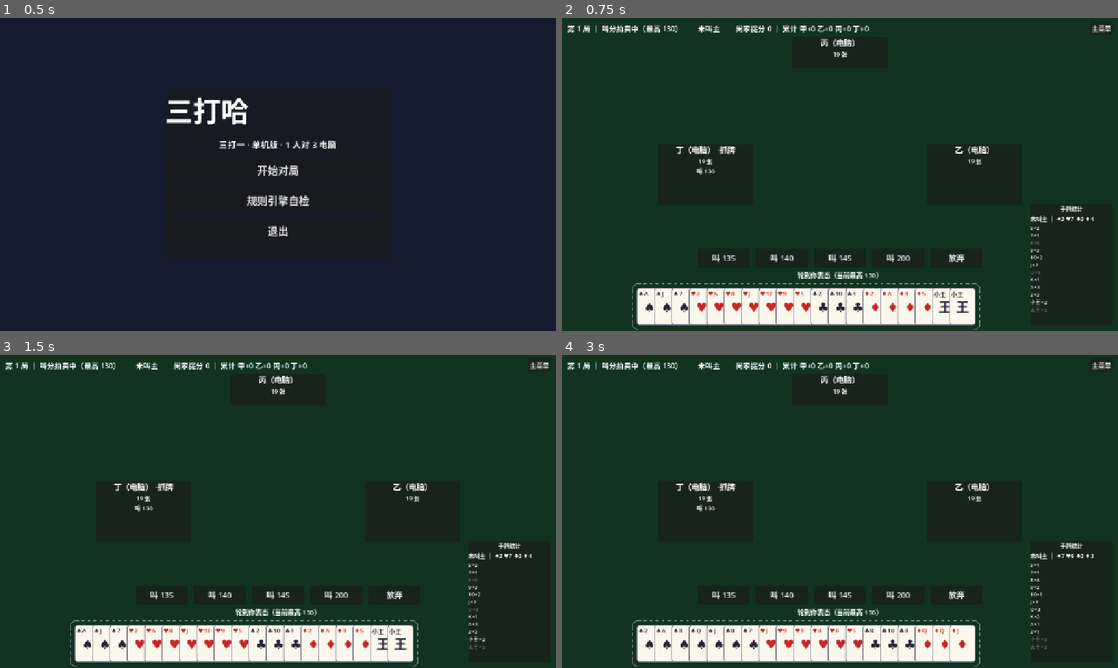
Above: before the commit, frames 1-4 (two rows, left to right).
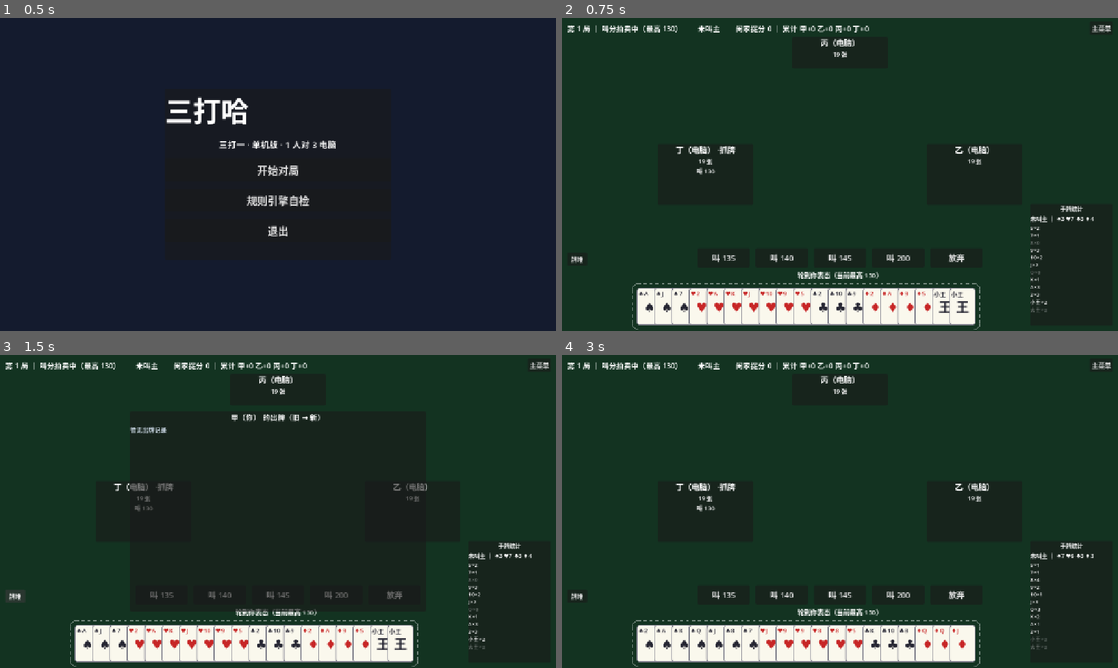
Above: after the commit, the same moments.

Repository: longy1/three-beat-one
Game: Godot game, scene res://scenes/main_menu.tscn
The game is run twice, just before and just after one commit, with the same random seed, the same clock (stepped at 60 frames per second) and the same inputs.
Inputs (mouse positions are in pixels of both pictures, inside the frame that each line leads up to):
- Up to frame 1 (0.5 s): no input
- Up to frame 2 (0.75 s): click "开始对局" at 0.5 s
- Up to frame 3 (1.5 s): click (16, 596) at 1.25 s, where only the run after the commit has a clickable "牌堆"
- Up to frame 4 (3 s): click "主菜单" at 2 s; click "开始对局" at 2.75 s

Frame 1 is identical in both runs. In frame 2, less than 0.1% of the frame differs, in the area x 1-4%, y 75-79%; in frame 3, 1.1%, in the area x 1-77%, y 18-82%; in frame 4, less than 0.1%.

Commit message:
ui: 一轮结算后牌面停留 1 秒；各座位悬停查看该玩家出牌历史（旧→新）
- 引擎记录 last_trick 快照（新一轮领出时清除）与 trick_history（全部轮次）
- 结算面板延迟至末轮停留结束后弹出
- 座位面板/左下角「牌堆」按钮悬停弹出该玩家每轮出牌，赢轮 ✓ 高亮

Diff:
--- a/core/game.gd
+++ b/core/game.gd
@@ -36,6 +36,8 @@
 var bids: Array = []            ## 每座位 { value: int, passed: bool }
 var auction_turn := -1
 var current_plays: Array = []   ## 本轮已出 [{ seat, cards, role }]，plays[0] 为领出
+var last_trick: Array = []      ## 上一轮出牌快照（结算后停留展示，新一轮领出时清除）
+var trick_history: Array = []   ## 全部已结算轮次 [{ plays, winner }]，按旧→新排列
 var leader_seat := -1
 var turn_seat := -1
 var captured_points := 0        ## 闲家捉分（各轮之和，不含抠底）
@@ -86,6 +88,8 @@
 	captured_points = 0
 	koudi_points = 0
 	current_plays = []
+	last_trick = []
+	trick_history = []
 	leader_seat = -1
 	turn_seat = -1
 	last_game_result = {}
@@ -288,6 +292,8 @@
 		return verdict
 	for c in cards:
 		hands[seat].erase(c)
+	if current_plays.is_empty():
+		last_trick = []  # 新一轮领出，清除上一轮停留快照
 	current_plays.append({seat = seat, cards = cards.duplicate(), role = verdict.role})
 	if current_plays.size() >= PLAYER_COUNT:
 		_settle_trick()
@@ -302,6 +308,7 @@
 	for p in current_plays:
 		settle_plays.append({player = p.seat, cards = p.cards, role = p.role})
 	var r := Trick.settle(settle_plays, trump)
+	last_trick = current_plays.duplicate()  # 供 UI 在停顿期继续展示牌面
 	var is_last := _all_hands_empty()
 	var koudi := 0
 	if is_last and r.ok and is_defender(r.player) and r.win_main_class:
@@ -320,6 +327,8 @@
 		koudi = koudi,
 		captured = captured_points,
 	}
+	if r.ok:
+		trick_history.append({plays = last_trick.duplicate(), winner = r.player})
 	current_plays = []
 	trick_settled.emit(info)
 	if is_last:
--- a/scripts/game_table.gd
+++ b/scripts/game_table.gd
@@ -17,6 +17,8 @@
 
 var _ai_timer: Timer
 var _trick_timer: Timer
+var _pile_popup: PanelContainer   ## 悬停查看某玩家出牌历史的弹出层
+var _human_pile_chip: Button      ## 人类玩家（0 号位）的牌堆悬停入口
 
 @onready var game_info: Label = $TopBar/GameInfoLabel
 @onready var trump_label: Label = $TopBar/TrumpLabel
@@ -59,12 +61,112 @@
 	engine.trick_settled.connect(_on_trick_settled)
 	engine.game_over.connect(_on_game_over)
 	engine.phase_changed.connect(func(_p): _refresh())
+	_setup_pile_ui()
 	engine.start_session()
 	_refresh()
 
 
 func _on_menu() -> void:
 	get_tree().change_scene_to_file("res://scenes/main_menu.tscn")
+
+
+## ============================= 玩家牌堆（悬停查看出牌历史） =============================
+
+func _setup_pile_ui() -> void:
+	# 人类玩家（0 号位）入口：左下角小按钮（手牌居中，不遮挡）
+	_human_pile_chip = Button.new()
+	_human_pile_chip.text = "牌堆"
+	_human_pile_chip.add_theme_font_size_override("font_size", 14)
+	_human_pile_chip.set_anchors_preset(Control.PRESET_BOTTOM_LEFT)
+	_human_pile_chip.offset_left = 12
+	_human_pile_chip.offset_right = 58
+	_human_pile_chip.offset_top = -180
+	_human_pile_chip.offset_bottom = -150
+	_human_pile_chip.mouse_entered.connect(func(): _show_pile(HUMAN_SEAT))
+	_human_pile_chip.mouse_exited.connect(_hide_pile)
+	add_child(_human_pile_chip)
+	# 电脑玩家入口：各自座位面板悬停
+	for seat in seat_panels:
+		var panel: PanelContainer = seat_panels[seat]
+		panel.mouse_filter = Control.MOUSE_FILTER_STOP
+		panel.mouse_entered.connect(func(): _show_pile(seat))
+		panel.mouse_exited.connect(_hide_pile)
+	# 弹出层（居中，不拦截鼠标）
+	_pile_popup = PanelContainer.new()
+	_pile_popup.name = "PilePopup"
+	_pile_popup.visible = false
+	_pile_popup.mouse_filter = Control.MOUSE_FILTER_IGNORE
+	_pile_popup.set_anchors_preset(Control.PRESET_CENTER)
+	_pile_popup.offset_left = -340
+	_pile_popup.offset_top = -230
+	_pile_popup.offset_right = 340
+	_pile_popup.offset_bottom = 230
+	add_child(_pile_popup)
+	var vbox := VBoxContainer.new()
+	vbox.name = "VBox"
+	vbox.mouse_filter = Control.MOUSE_FILTER_IGNORE
+	vbox.add_theme_constant_override("separation", 6)
+	_pile_popup.add_child(vbox)
+	var title := Label.new()
+	title.name = "Title"
+	title.horizontal_alignment = HORIZONTAL_ALIGNMENT_CENTER
+	title.add_theme_font_size_override("font_size", 17)
+	title.mouse_filter = Control.MOUSE_FILTER_IGNORE
+	vbox.add_child(title)
+	var scroll := ScrollContainer.new()
+	scroll.name = "Scroll"
+	scroll.mouse_filter = Control.MOUSE_FILTER_IGNORE
+	scroll.size_flags_vertical = Control.SIZE_EXPAND_FILL
+	vbox.add_child(scroll)
+	var list := VBoxContainer.new()
+	list.name = "List"
+	list.mouse_filter = Control.MOUSE_FILTER_IGNORE
+	list.size_flags_horizontal = Control.SIZE_EXPAND_FILL
+	list.add_theme_constant_override("separation", 4)
+	scroll.add_child(list)
+
+
+## 悬停某座位：按旧→新列出该玩家每轮的出牌（赢轮标 ✓ 高亮）
+func _show_pile(seat: int) -> void:
+	if engine == null:
+		return
+	var title: Label = _pile_popup.get_node("VBox/Title")
+	title.text = "%s 的出牌（旧 → 新）" % SEAT_NAMES[seat]
+	var list: VBoxContainer = _pile_popup.get_node("VBox/Scroll/List")
+	for child in list.get_children():
+		child.queue_free()
+	var history: Array = engine.trick_history
+	if history.is_empty():
+		var empty := Label.new()
+		empty.text = "暂无出牌记录"
+		empty.add_theme_font_size_override("font_size", 14)
+		empty.modulate = Color(0.8, 0.85, 0.9)
+		list.add_child(empty)
+	var round_no := 0
+	for th in history:
+		round_no += 1
+		for play in th.plays:
+			if play.seat != seat:
+				continue
+			var row := HBoxContainer.new()
+			row.add_theme_constant_override("separation", 4)
+			row.mouse_filter = Control.MOUSE_FILTER_IGNORE
+			var is_winner: bool = th.winner == seat
+			var tag := Label.new()
+			tag.text = ("✓ " if is_winner else "") + "第%d轮" % round_no
+			tag.add_theme_font_size_override("font_size", 13)
+			tag.custom_minimum_size = Vector2(70, 0)
+			tag.modulate = Color(1, 0.85, 0.3) if is_winner else Color(0.8, 0.85, 0.9)
+			row.add_child(tag)
+			for c in play.cards:
+				row.add_child(CardWidget.create(c, true, true))
+			list.add_child(row)
+	_pile_popup.visible = true
+
+
+func _hide_pile() -> void:
+	if _pile_popup != null:
+		_pile_popup.visible = false
 
 
 func _on_next_game() -> void:
@@ -141,6 +243,11 @@
 	_refresh()
 	select_mode = ""
 	hint_label.text = ""
+	# 末轮牌面停留 1 秒再弹结算面板
+	if _trick_timer.time_left > 0:
+		await _trick_timer.timeout
+	if not is_inside_tree():
+		return
 	_show_result(result)
 
 
@@ -399,14 +506,18 @@
 
 func _refresh_trick_area() -> void:
 	_clear_trick_area()
-	# 本轮各家出牌（与座位布局一致，逆时针）：0 下、1 右、2 上、3 左
+	# 本轮各家出牌（与座位布局一致，逆时针）：0 下、1 右、2 上、3 左。
+	# 结算后 current_plays 已清空，改用 last_trick 快照停留展示（约 1 秒）
+	var shown: Array = engine.current_plays
+	if shown.is_empty():
+		shown = engine.last_trick
 	var anchors := {
 		0: Vector2(320, 210),
 		1: Vector2(560, 105),
 		2: Vector2(320, 10),
 		3: Vector2(80, 105),
 	}
-	for play in engine.current_plays:
+	for play in shown:
 		var seat: int = play.seat
 		var box := VBoxContainer.new()
 		var name_row := HBoxContainer.new()
@@ -422,7 +533,8 @@
 		trick_area.add_child(box)
 		var width: int = play.cards.size() * 48 + 8
 		box.position = anchors[seat] - Vector2(width / 2.0, 12)
-	if engine.current_plays.is_empty():
+	# 新一轮开始（无快照、至多只有领出）时清除赢家标记
+	if engine.last_trick.is_empty() and engine.current_plays.size() <= 1:
 		_last_trick_winner = -1
 
 
